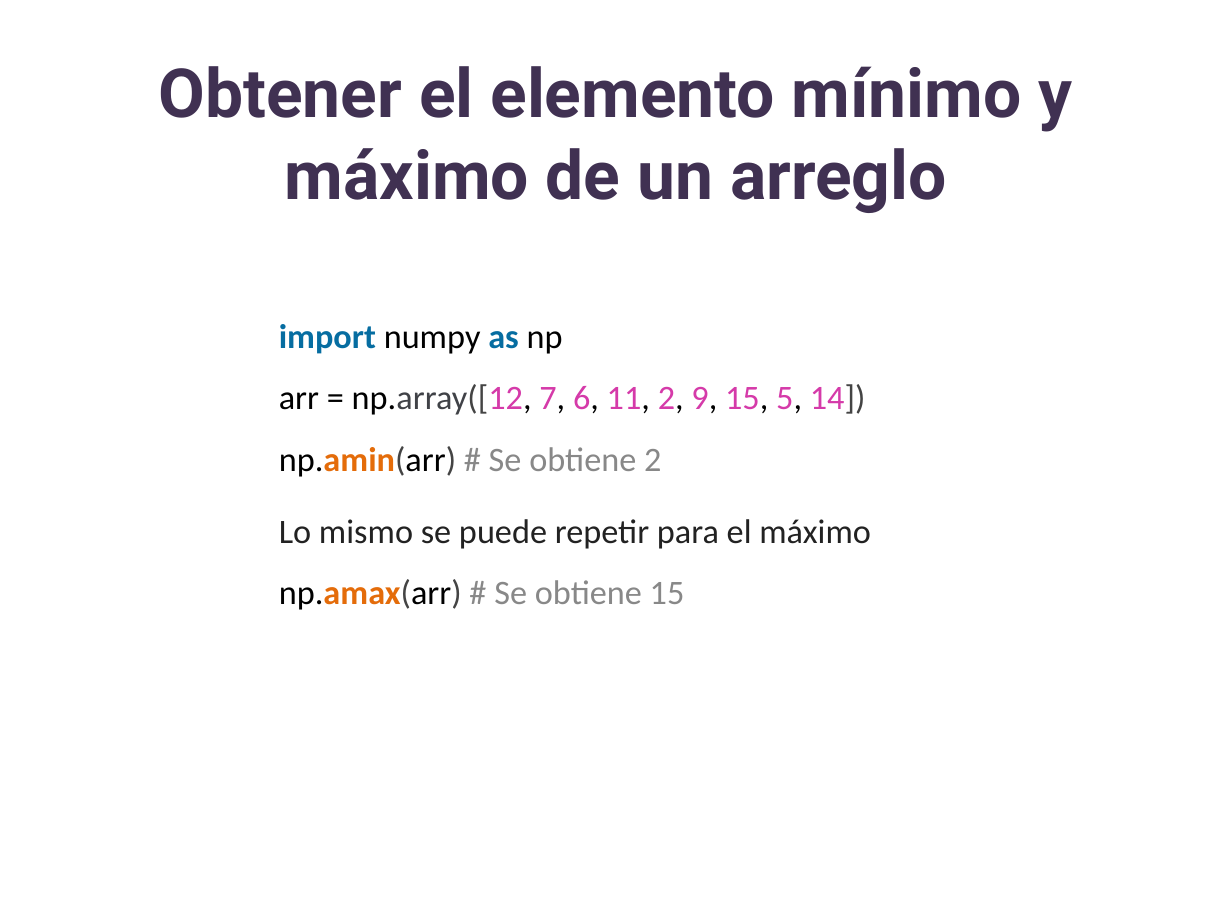
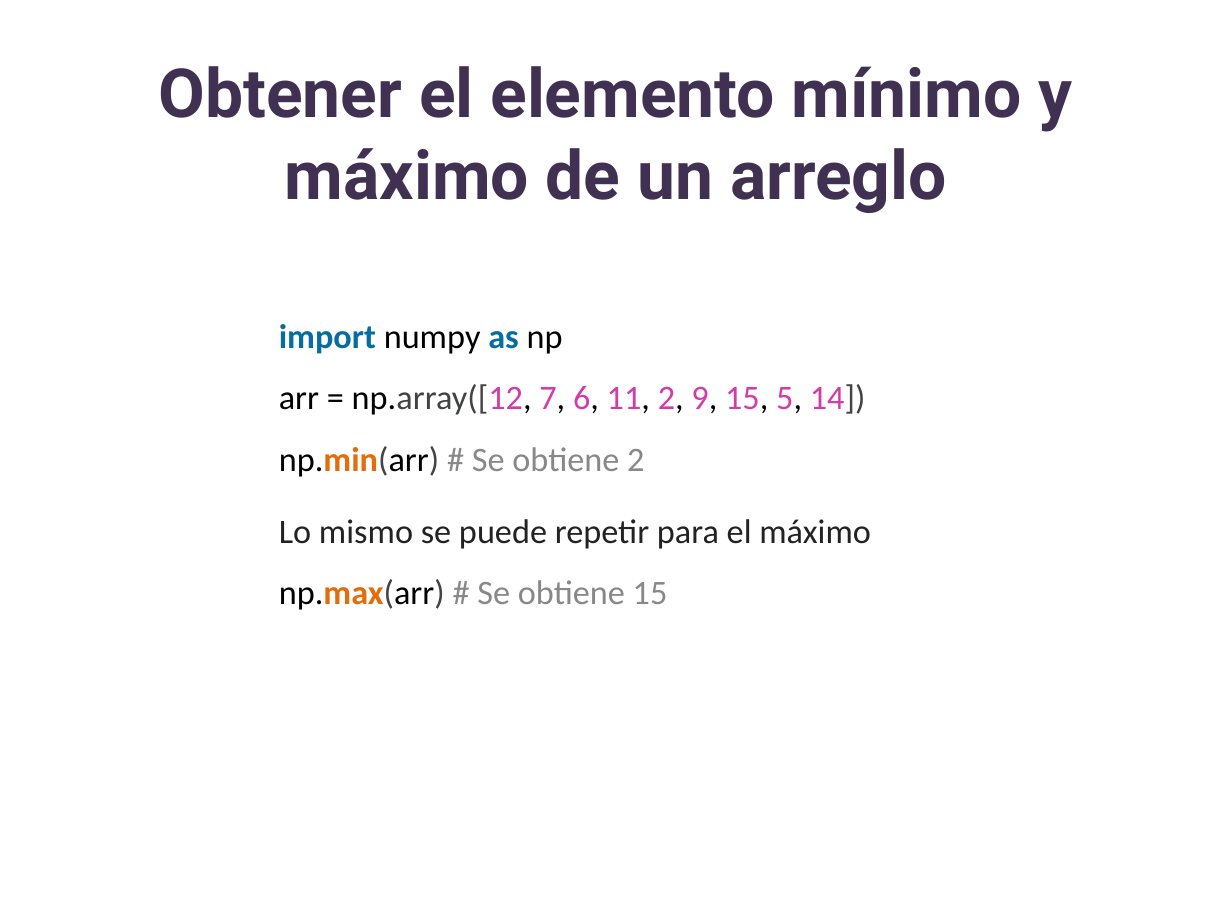
Before and after one commit to lizetheP/Analitica, a slide deck: slide 9 of Calendario2026/presentaciones/21_Arreglos.pptx. Drawn at 1232x924 pixels with LibreOffice and Linux fonts; fonts in the diff are those of the drawing. Boxes give left, top, right and bottom in pixels: in the first picture for what was removed or moved away, otherwise in the second. Text is boxed around its words. In the diff, an @@ line names an element or a change of style, - is before the commit and + after.

```diff
--- a/Calendario2026/presentaciones/21_Arreglos.pptx
+++ b/Calendario2026/presentaciones/21_Arreglos.pptx
@@ text at (279, 446, 644, 477): text changed @@
-np.amin(arr) # Se obtiene 2
+np.min(arr) # Se obtiene 2
@@ text at (279, 579, 668, 610): text changed @@
-np.amax(arr) # Se obtiene 15
+np.max(arr) # Se obtiene 15
```
Also in this commit, not shown: 47 other files.
